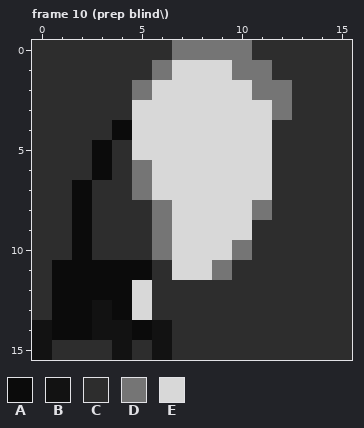
Pixel-art file -- Assets/Character/Inimigos/Blinding Spider/Blinding Spider.aseprite. Above, as it was before the edit.
16x16 pixels, 22 frames. Pixels under 10% opacity are left out. Colours within 5 levels of each other are drawn and written as one. Shown: frame 10 (prep blind\). The commit also changed other frames, which this record leaves out.
Palette (. is transparent): A #0b0b0b  B #121212  C #2d2d2d  D #757575  E #d8d8d8
Now the later version:
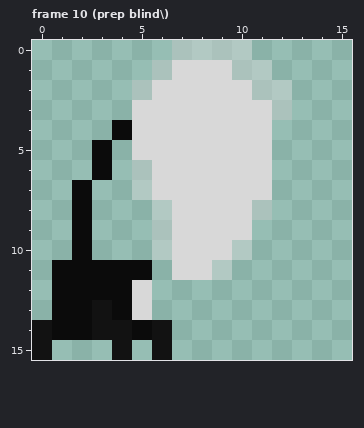
Changes in this commit:
{"change": "layer \"Layer 2\" now hidden"}
{"colour":"D","old":"#757575","new":"#d8d8d86b"}
{"where": "frame 10 (prep blind\\)"}
{"frame":10,"y":0,"x":0,"old":"CCCCCCC","new":"......."}
{"frame":10,"y":0,"x":11,"old":"CCCCC","new":"....."}
{"frame":10,"y":1,"x":0,"old":"CCCCCC","new":"......"}
{"frame":10,"y":1,"x":12,"old":"CCCC","new":"...."}
{"frame":10,"y":2,"x":0,"old":"CCCCC","new":"....."}
{"frame":10,"y":2,"x":13,"old":"CCC","new":"..."}
{"frame":10,"y":3,"x":0,"old":"CCCCC","new":"....."}
{"frame":10,"y":3,"x":13,"old":"CCC","new":"..."}
{"frame":10,"y":4,"x":0,"old":"CCCC","new":"...."}
{"frame":10,"y":4,"x":12,"old":"CCCC","new":"...."}
{"frame":10,"y":5,"x":0,"old":"CCC","new":"..."}
{"frame":10,"y":5,"x":4,"old":"C","new":"."}
{"frame":10,"y":5,"x":12,"old":"CCCC","new":"...."}
{"frame":10,"y":6,"x":0,"old":"CCC","new":"..."}
{"frame":10,"y":6,"x":4,"old":"C","new":"."}
{"frame":10,"y":6,"x":12,"old":"CCCC","new":"...."}
{"frame":10,"y":7,"x":0,"old":"CC","new":".."}
{"frame":10,"y":7,"x":3,"old":"CC","new":".."}
{"frame":10,"y":7,"x":12,"old":"CCCC","new":"...."}
{"frame":10,"y":8,"x":0,"old":"CC","new":".."}
{"frame":10,"y":8,"x":3,"old":"CCC","new":"..."}
{"frame":10,"y":8,"x":12,"old":"CCCC","new":"...."}
{"frame":10,"y":9,"x":0,"old":"CC","new":".."}
{"frame":10,"y":9,"x":3,"old":"CCC","new":"..."}
{"frame":10,"y":9,"x":11,"old":"CCCCC","new":"....."}
{"frame":10,"y":10,"x":0,"old":"CC","new":".."}
{"frame":10,"y":10,"x":3,"old":"CCC","new":"..."}
{"frame":10,"y":10,"x":11,"old":"CCCCC","new":"....."}
{"frame":10,"y":11,"x":0,"old":"C","new":"."}
{"frame":10,"y":11,"x":6,"old":"C","new":"."}
{"frame":10,"y":11,"x":10,"old":"CCCCCC","new":"......"}
{"frame":10,"y":12,"x":0,"old":"C","new":"."}
{"frame":10,"y":12,"x":6,"old":"CCCCCCCCCC","new":".........."}
{"frame":10,"y":13,"x":0,"old":"C","new":"."}
{"frame":10,"y":13,"x":6,"old":"CCCCCCCCCC","new":".........."}
{"frame":10,"y":14,"x":7,"old":"CCCCCCCCC","new":"........."}
{"frame":10,"y":15,"x":1,"old":"CCC","new":"..."}
{"frame":10,"y":15,"x":5,"old":"C","new":"."}
{"frame":10,"y":15,"x":7,"old":"CCCCCCCCC","new":"........."}
{"label":"changed","picture_box":[32,40,352,360]}
